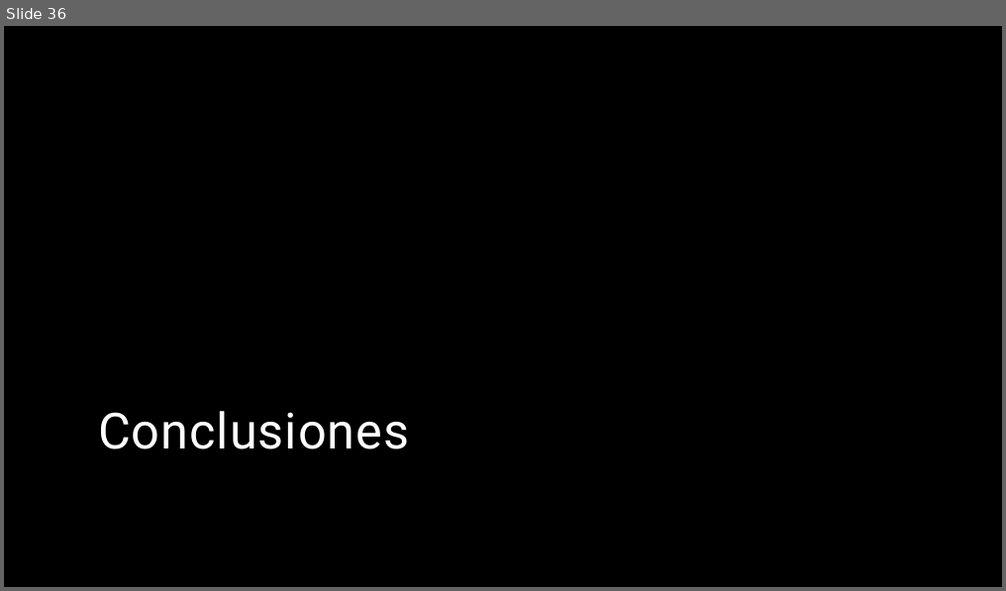
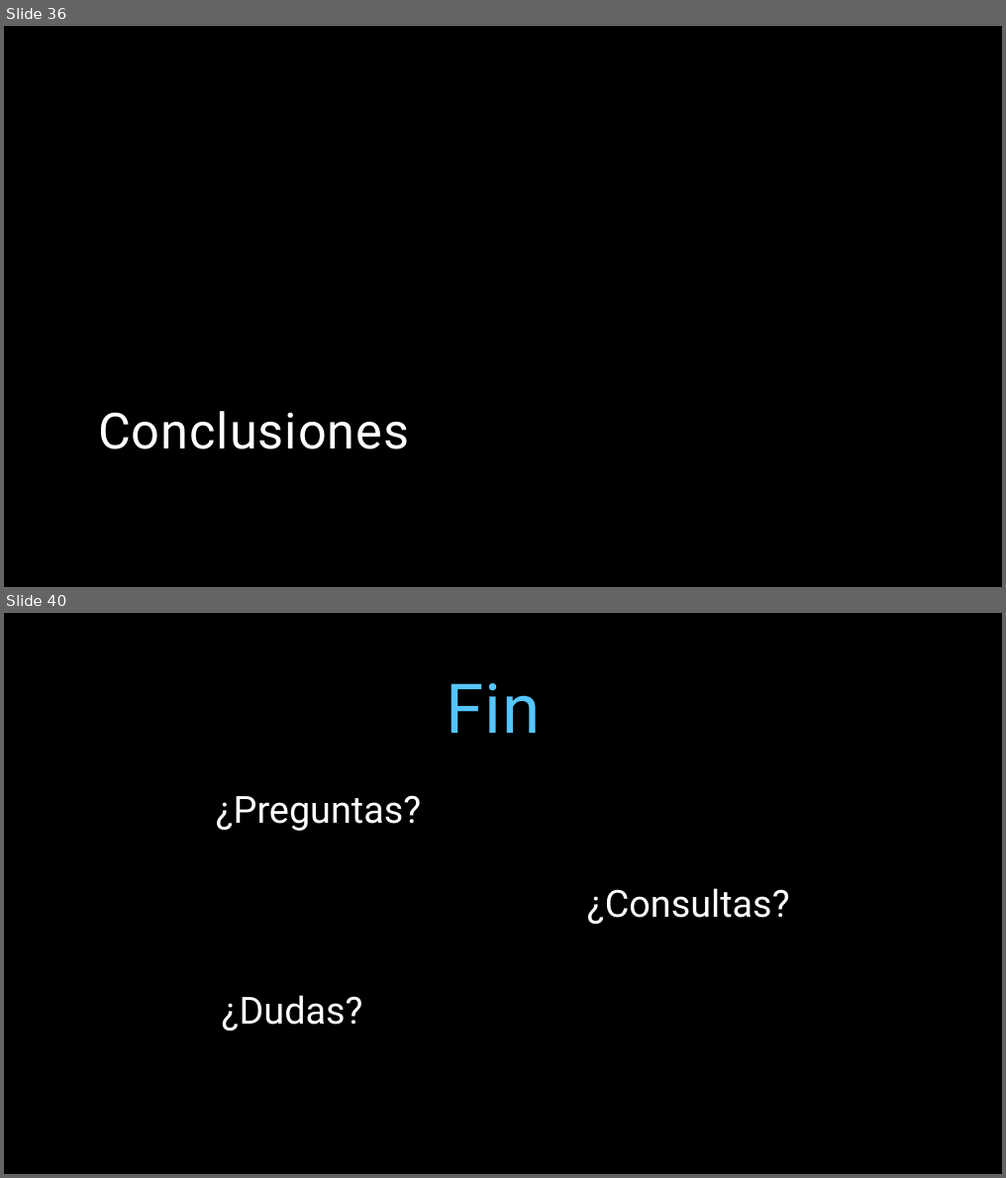
Before and after one commit to miparnisari/implantaciondesistemas, a slide deck: Presentacion/Fuga de Información.pptx. Shown one above the other, each under a label of ours: slide 36 before the commit, slides 36 and 40 after it; the slides between them are not shown. The pictures are 1006x591 and 1006x1178 pixels, drawn with LibreOffice and Linux fonts; fonts in the diff are those of the drawing; background and template pictures are left out. Boxes give left, top, right and bottom in pixels: in the first picture for what was removed or moved away, otherwise in the second. Text is boxed around its words. In the diff, an @@ line names an element or a change of style, - is before the commit and + after.

```diff
--- a/Presentacion/Fuga de Información.pptx
+++ b/Presentacion/Fuga de Información.pptx
@@ slide 40 added at bbox=[4, 613, 1002, 1174], background picture (left out) @@
@@ title added at bbox=[446, 683, 540, 733], 66 pt, text #56C5FF @@
+Fin
@@ text added at bbox=[216, 795, 421, 831], 36 pt, text #FFFFFF @@
+¿Preguntas?
@@ text added at bbox=[587, 888, 790, 924], 36 pt, text #FFFFFF @@
+¿Consultas?
@@ text added at bbox=[222, 995, 363, 1031], 36 pt, text #FFFFFF @@
+¿Dudas?
```
Also in this commit, not shown: 16 slides changed, 1 other slide added, 1 slide removed.
